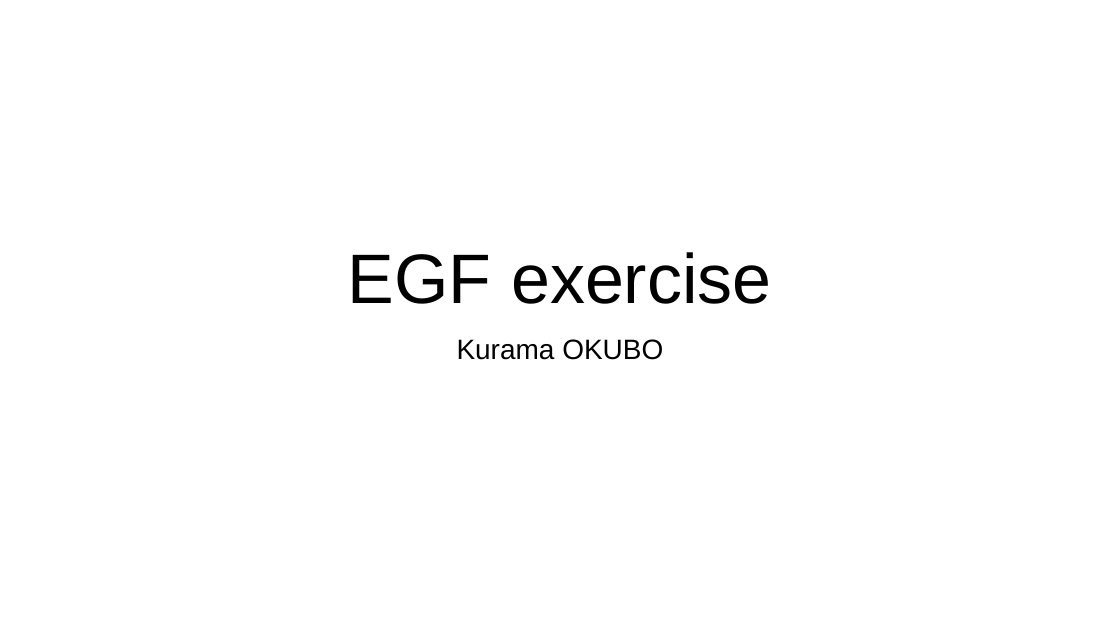
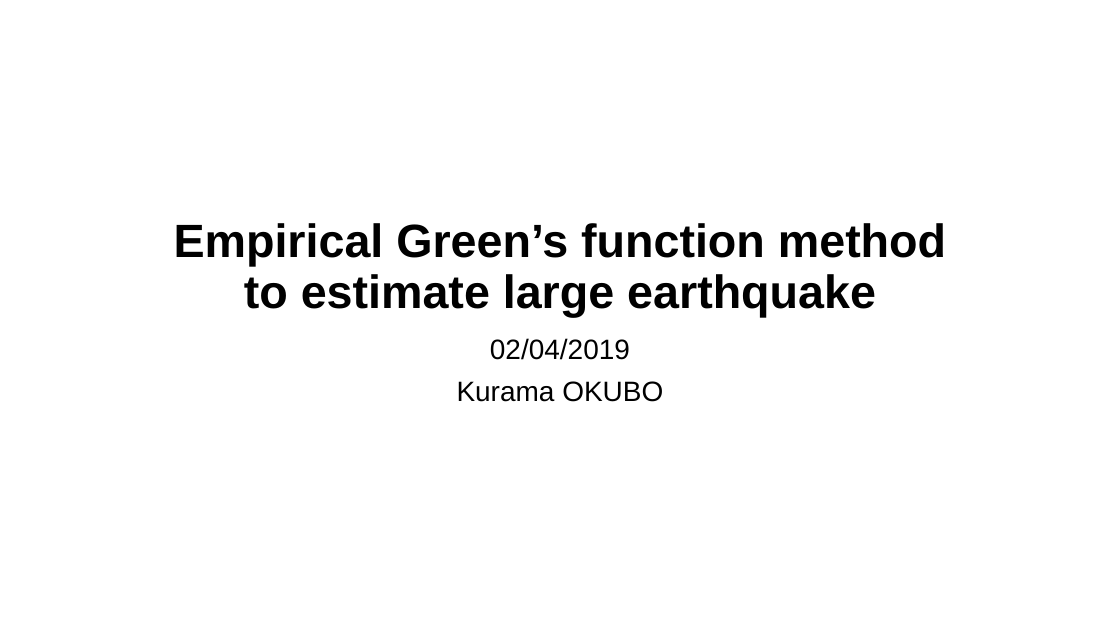
Before and after one commit to kura-okubo/EGF_technique_excercise, a slide deck: slide 1 of fig/EGF_exercise_v01.pptx. Drawn at 1120x630 pixels with LibreOffice and Linux fonts; fonts in the diff are those of the drawing. Boxes give left, top, right and bottom in pixels: in the first picture for what was removed or moved away, otherwise in the second. Text is boxed around its words. In the diff, an @@ line names an element or a change of style, - is before the commit and + after.

```diff
--- a/fig/EGF_exercise_v01.pptx
+++ b/fig/EGF_exercise_v01.pptx
@@ title at (174, 223, 946, 317): text changed; size 60 to 40 pt; bold on @@
-EGF exercise
+Empirical Green’s function method to estimate large earthquake
@@ subtitle at (490, 338, 630, 360): paragraph added @@
+02/04/2019
```
Also in this commit, not shown: 1 other slide changed, 3 other files.
